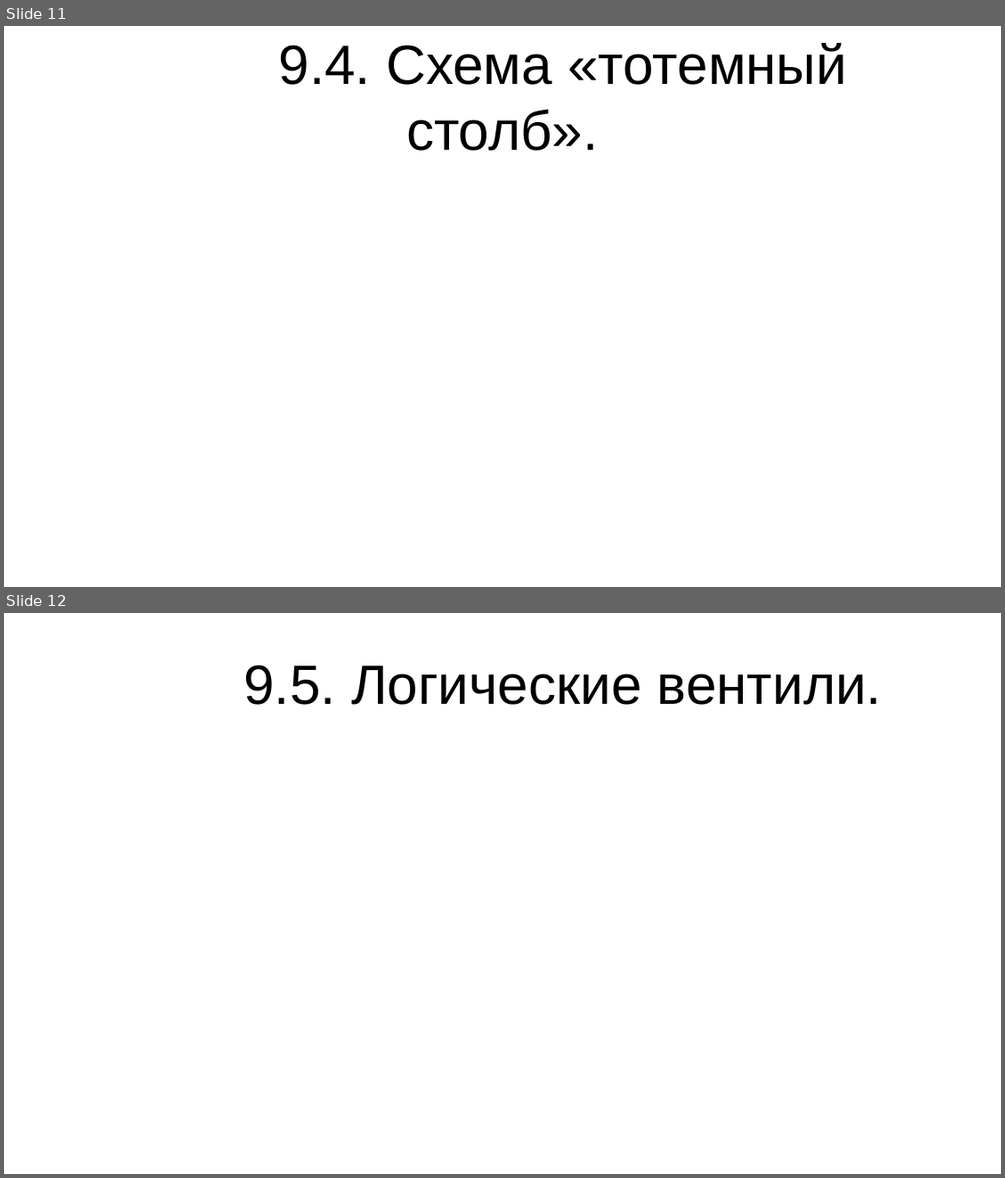
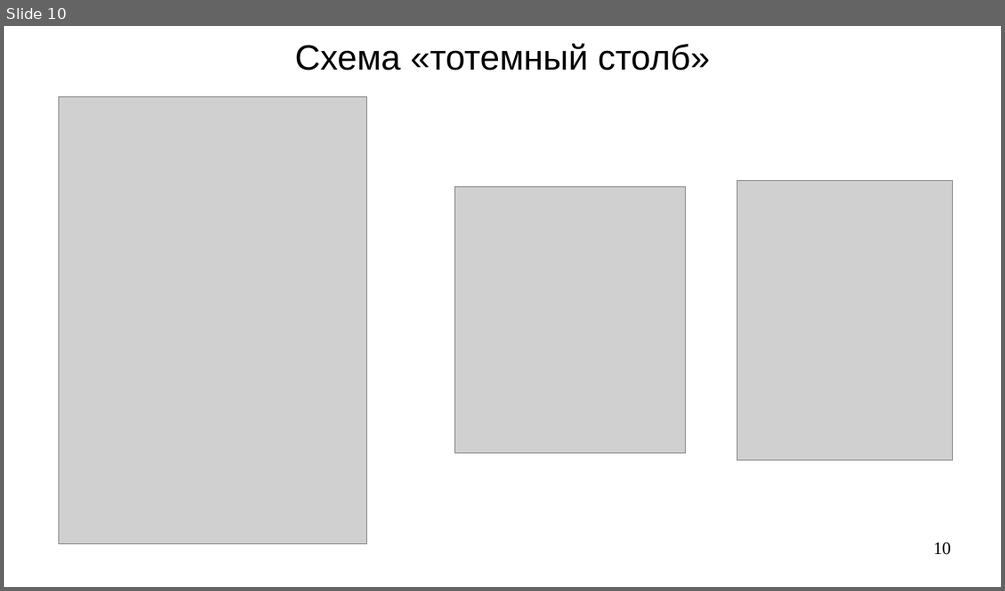
Before and after one commit to steelcraft/stud-lab, a slide deck: Лекции/СBDS01#L5.odp. Shown one above the other, each under a label of ours: slides 11 and 12 before the commit, slide 10 after it. The pictures are 1005x1178 and 1005x591 pixels, drawn with LibreOffice and Linux fonts; fonts in the diff are those of the drawing; grey boxes stand for pictures. Boxes give left, top, right and bottom in pixels: in the first picture for what was removed or moved away, otherwise in the second. Text is boxed around its words. In the diff, an @@ line names an element or a change of style, - is before the commit and + after.

```diff
--- a/Лекции/СBDS01#L5.odp
+++ b/Лекции/СBDS01#L5.odp
@@ slide 12 removed at box(4, 613, 1001, 1174), background #FFFFFF @@
@@ title removed at box(243, 665, 882, 705) @@
-9.5. Логические вентили.
@@ what was slide 11 is now slide 10 @@
@@ slide 10 changed as well @@
@@ title at box(295, 43, 710, 70): text changed; size 44 to 28 pt @@
-9.4. Схема «тотемный столб».
+Схема «тотемный столб»
@@ picture added at box(59, 97, 368, 544) @@
@@ picture added at box(737, 181, 953, 460) @@
@@ picture added at box(455, 187, 686, 454) @@
@@ page number added at box(933, 542, 951, 555), 14 pt, text #000000 @@
+10
```
Also in this commit, not shown: 7 other slides changed, 7 slides added, 7 other slides removed, 1 other file.
